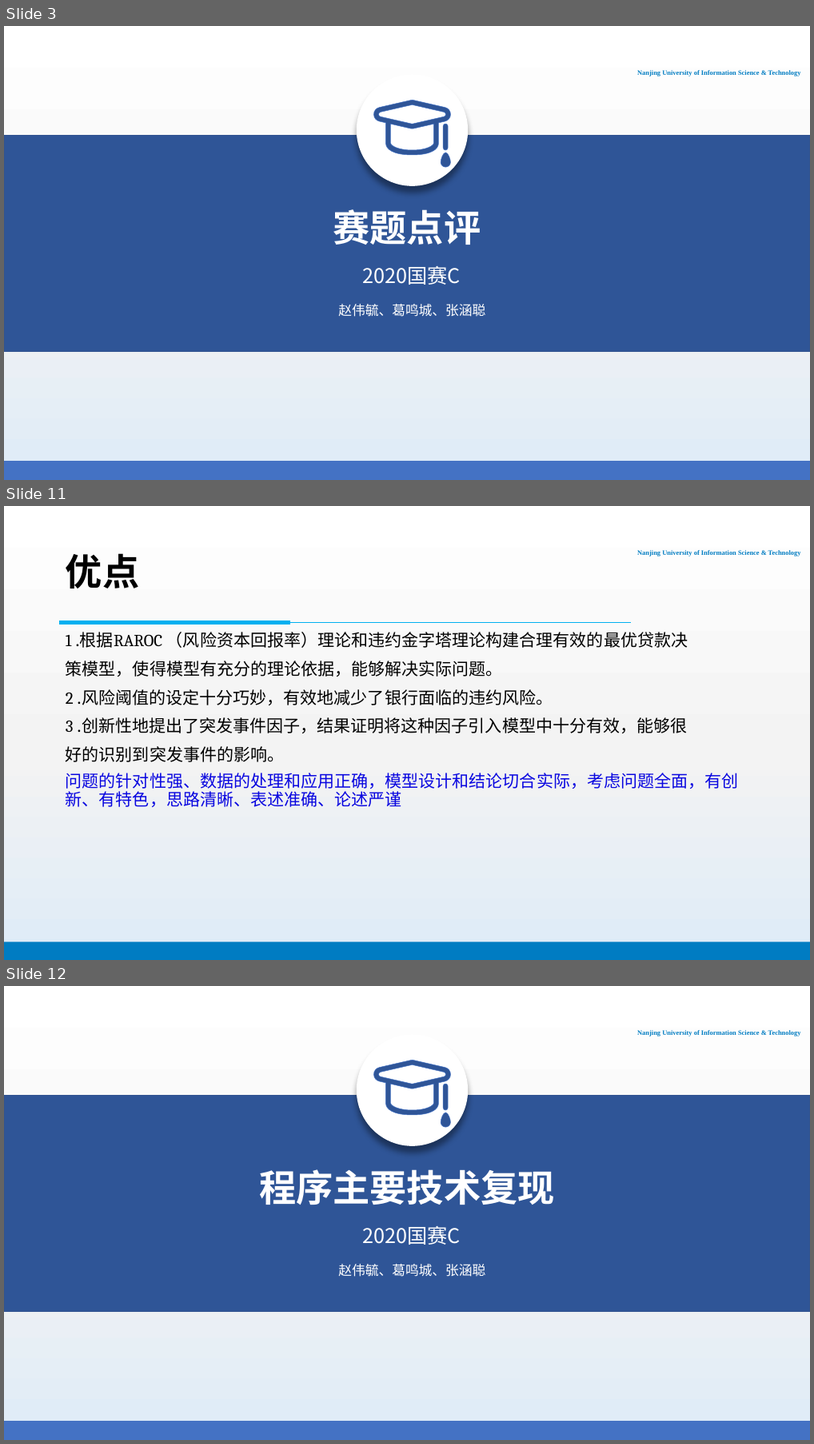
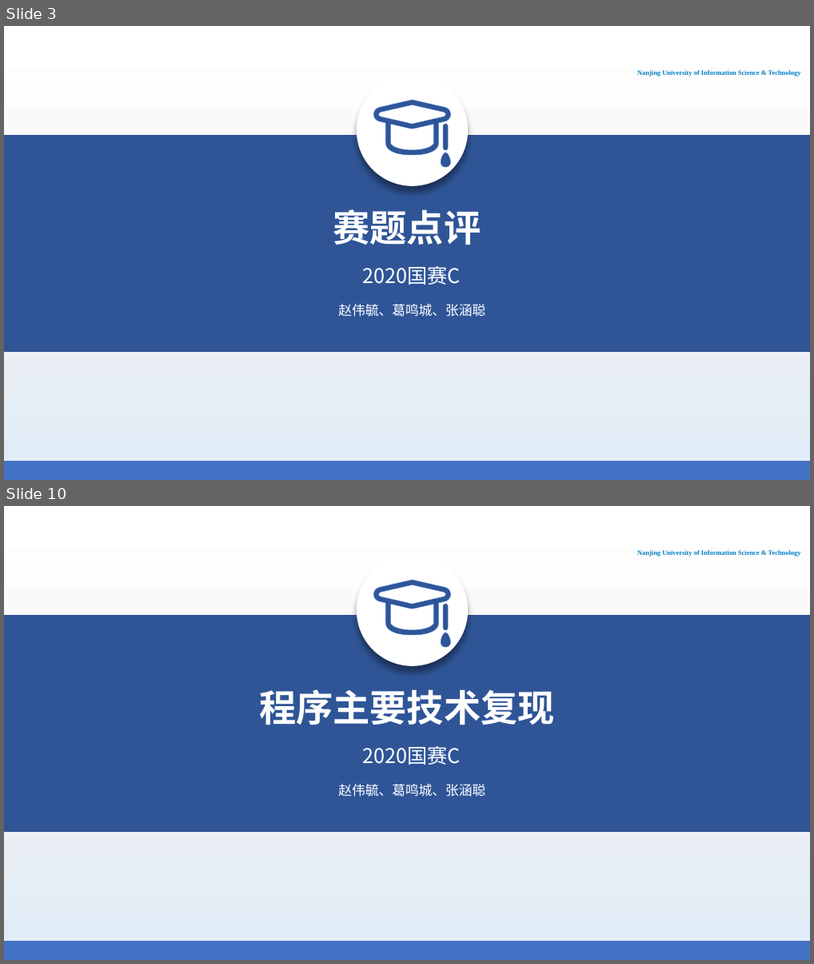
Before and after one commit to PhantomGMC/Week16-Math_model, a slide deck: 数模16周报告.pptx. Shown one above the other, each under a label of ours: slides 3, 11 and 12 before the commit, slides 3 and 10 after it; the slides between them are not shown. The pictures are 814x1444 and 814x964 pixels, drawn with LibreOffice and Linux fonts; fonts in the diff are those of the drawing; background and template pictures are left out. Boxes give left, top, right and bottom in pixels: in the first picture for what was removed or moved away, otherwise in the second. Text is boxed around its words. In the diff, an @@ line names an element or a change of style, - is before the commit and + after.

```diff
--- a/数模16周报告.pptx
+++ b/数模16周报告.pptx
@@ slide 11 removed at (4,506,810,960), background gradient #FFFFFF to #F3F3F3 to #DEEBF7; not listed: 2 template elements that a slide beside it also shows @@
@@ title removed at (66,553,139,588) @@
-优点
@@ line removed from (631, 622) to (60, 622) @@
@@ rectangle removed at (60,621,290,624) @@
@@ text removed at (66,632,739,807) @@
-1 .根据RAROC （风险资本回报率）理论和违约金字塔理论构建合理有效的最优贷款决
-策模型，使得模型有充分的理论依据，能够解决实际问题。
-2 .风险阈值的设定十分巧妙，有效地减少了银行面临的违约风险。
-3 .创新性地提出了突发事件因子，结果证明将这种因子引入模型中十分有效，能够很
-好的识别到突发事件的影响。
-问题的针对性强、数据的处理和应用正确，模型设计和结论切合实际，考虑问题全面，有创新、有特色，思路清晰、表述准确、论述严谨
@@ what was slide 12 is now slide 10 @@
```
Also in this commit, not shown: 7 slides changed, 3 other slides removed.
